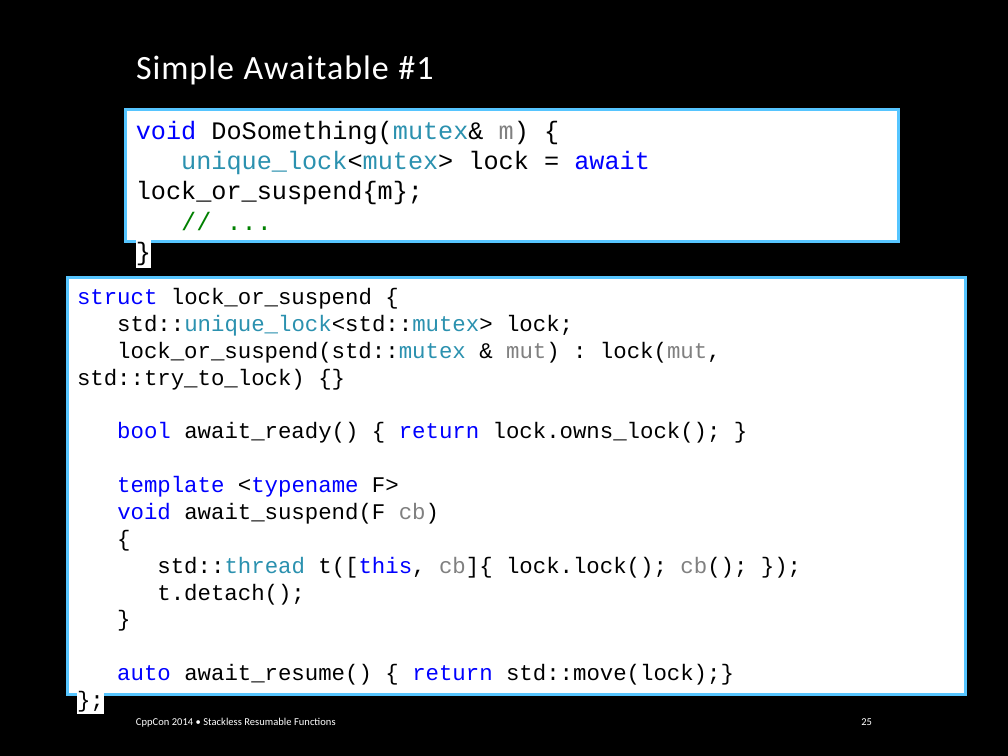
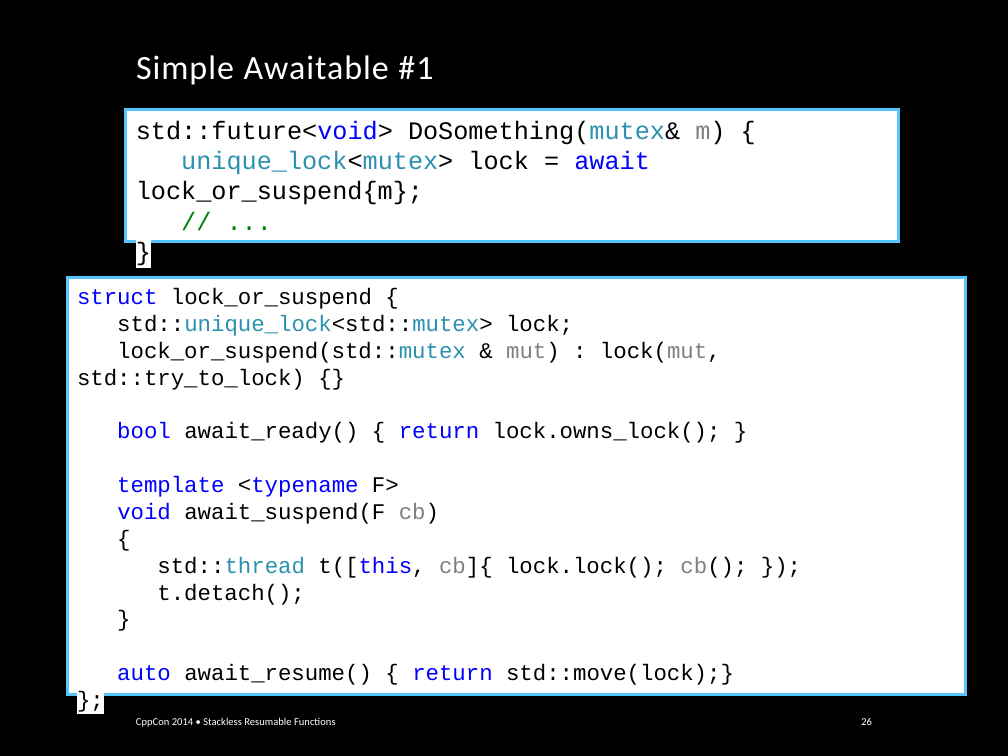
Before and after one commit to GorNishanov/await, a slide deck: slide 26 of Stackless Resumable Functions - Gor Nishanov - CppCon 2014.pptx (slide 25 before the commit). Drawn at 1008x756 pixels with LibreOffice and Linux fonts; fonts in the diff are those of the drawing; background and template pictures are left out. Boxes give left, top, right and bottom in pixels: in the first picture for what was removed or moved away, otherwise in the second. Text is boxed around its words. In the diff, an @@ line names an element or a change of style, - is before the commit and + after.

```diff
--- a/Stackless Resumable Functions - Gor Nishanov - CppCon 2014.pptx
+++ b/Stackless Resumable Functions - Gor Nishanov - CppCon 2014.pptx
@@ text in rectangle at [136, 120, 725, 145]: text changed @@
-void DoSomething(mutex& m) {
+std::future<void> DoSomething(mutex& m) {
@@ page number at [861, 718, 872, 725]: text changed @@
-25
+26
```
Also in this commit, not shown: 13 other slides changed, 1 other file.
